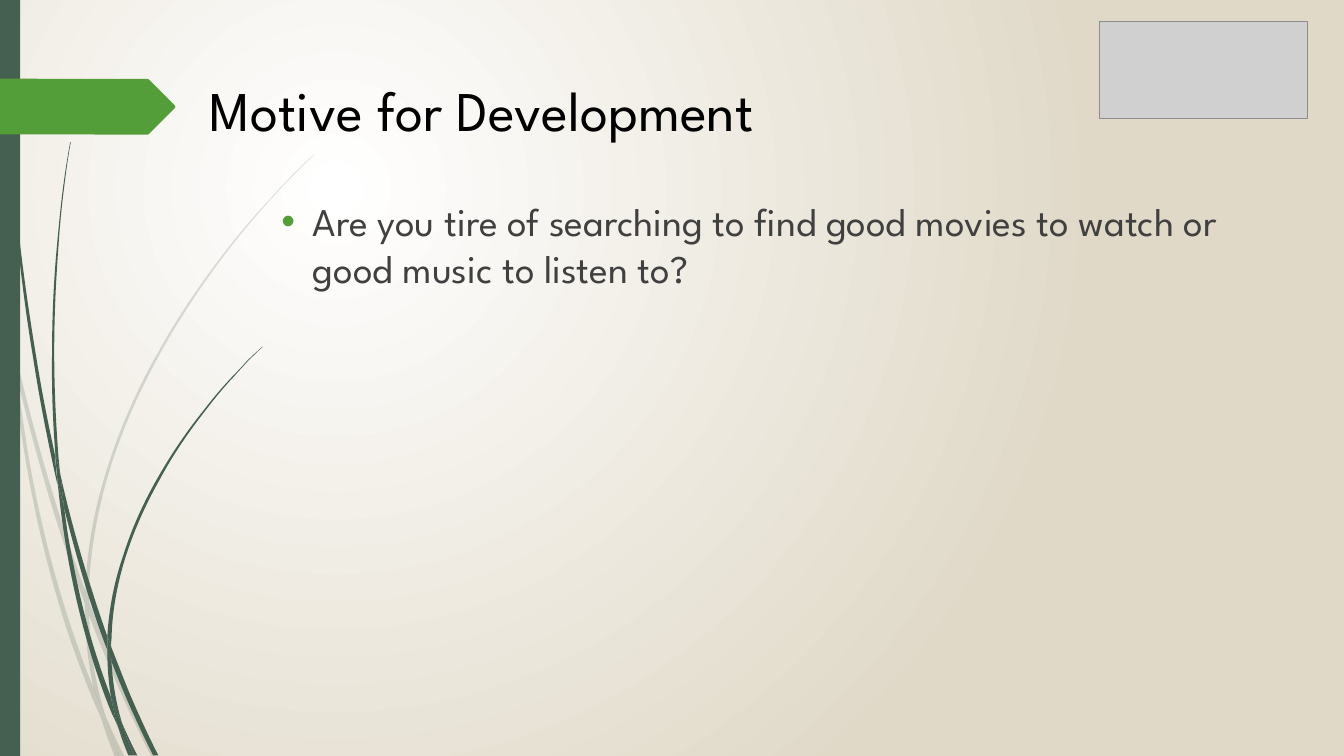
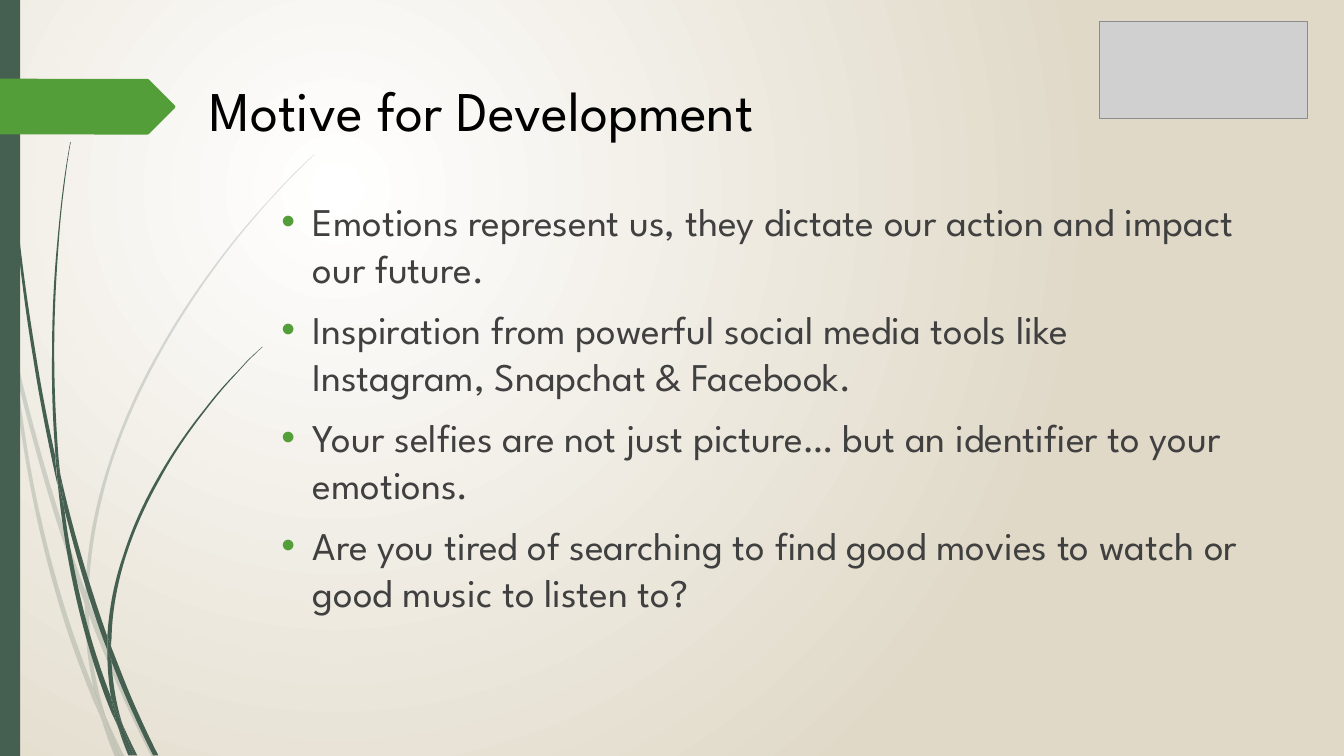
Before and after one commit to ceejayvarias/emoMint, a slide deck: slide 2 of presentation/emoMint.pptx. Drawn at 1344x756 pixels with LibreOffice and Linux fonts; fonts in the diff are those of the drawing; grey boxes stand for pictures. Boxes give left, top, right and bottom in pixels: in the first picture for what was removed or moved away, otherwise in the second. Text is boxed around its words. In the diff, an @@ line names an element or a change of style, - is before the commit and + after.

Commit message:
presentation finished

```diff
--- a/presentation/emoMint.pptx
+++ b/presentation/emoMint.pptx
@@ text at <box>313,209,1237,616</box>: text changed @@
-• Are you tire of searching to find good movies to watch or good music to listen to?
+• Emotions represent us, they dictate our action and impact our future.
+• Inspiration from powerful social media tools like Instagram, Snapchat & Facebook.
+• Your selfies are not just picture… but an identifier to your emotions.
+• Are you tired of searching to find good movies to watch or good music to listen to?
```
Also in this commit, not shown: 4 other slides changed, 1 slide removed, 2 other files.
